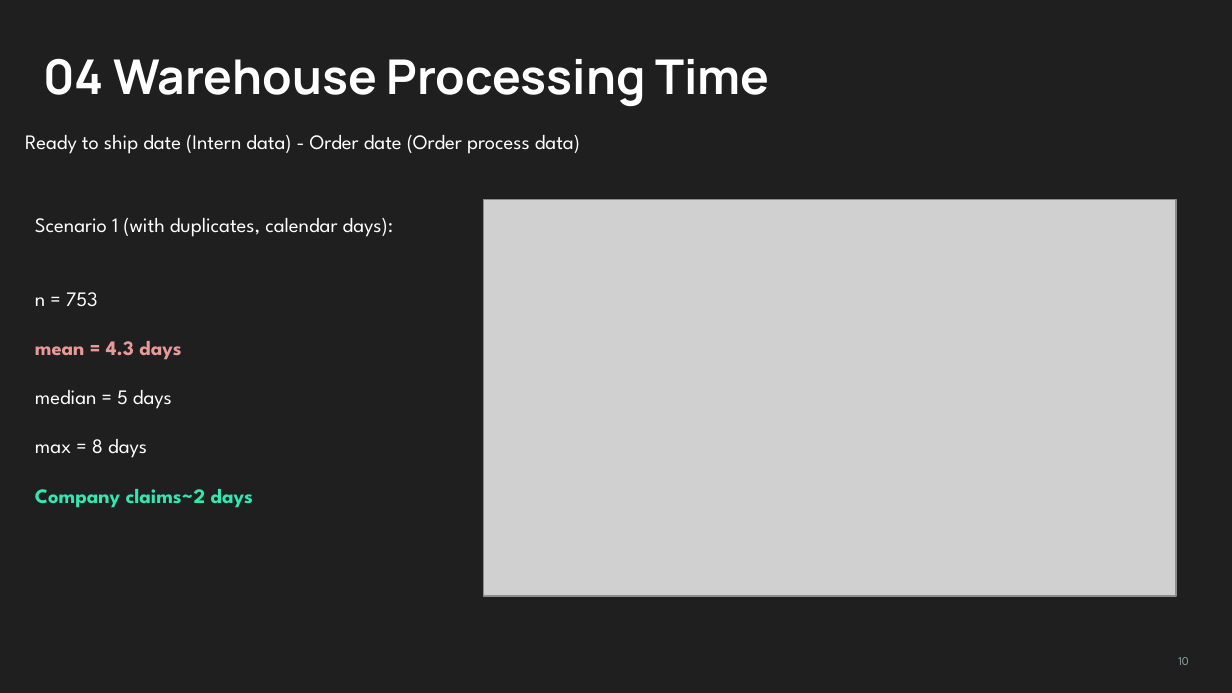
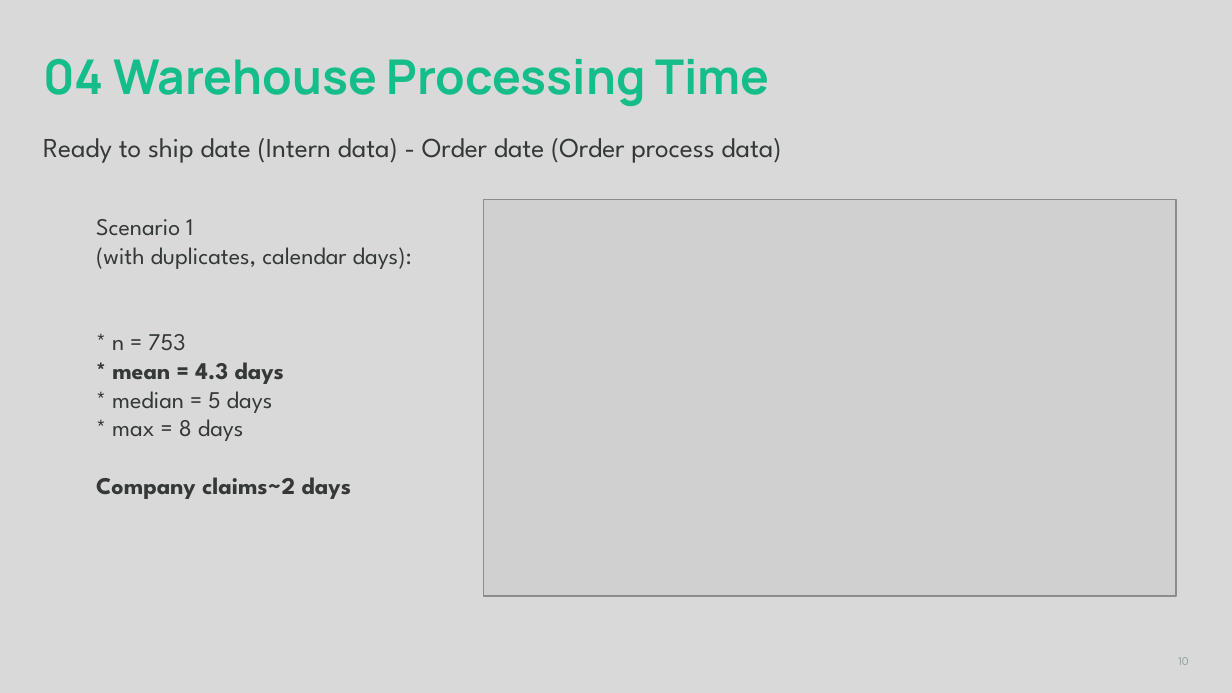
Before and after one commit to skibodaria/muesli-project, a slide deck: slide 10 of presentation/Muesli Delivery EDA.pptx. Drawn at 1232x693 pixels with LibreOffice and Linux fonts; fonts in the diff are those of the drawing; grey boxes stand for pictures. Boxes give left, top, right and bottom in pixels: in the first picture for what was removed or moved away, otherwise in the second. Text is boxed around its words. In the diff, an @@ line names an element or a change of style, - is before the commit and + after.

Commit message:
adding presentation in a new format

```diff
--- a/presentation/Muesli Delivery EDA.pptx
+++ b/presentation/Muesli Delivery EDA.pptx
@@ background #1F1F1F to #D9D9D9 @@
@@ title "04 Warehouse Processing Time" at [43, 59, 769, 106]: text colour #FFFFFF to #15BD8A @@
@@ text "Ready to ship date (Intern ...": place and size @@
-text "Ready to ship date (Intern ..." at [25, 135, 580, 154]
+text "Ready to ship date (Intern ..." at [43, 138, 781, 163]
@@ text "Ready to ship date (Intern ..." at [43, 138, 781, 163]: size 12 to 16 pt, text colour #FFFFFF to #343838 @@
@@ text "Scenario 1": place and size @@
-text "Scenario 1" at [35, 218, 393, 508]
+text "Scenario 1" at [96, 219, 412, 499]
@@ text at [96, 219, 412, 441]: text changed; size 12 to 14 pt; text colour #FFFFFF to #343838 @@
-Scenario 1 (with duplicates, calendar days):
-n = 753
-mean = 4.3 days
-median = 5 days
-max = 8 days
+Scenario 1
+(with duplicates, calendar days):
+* n = 753
+* mean = 4.3 days
+* median = 5 days
+* max = 8 days
@@ text at [96, 477, 351, 499]: size 12 to 14 pt, text colour #30E8B0 to #343838 in "Company claims~2 days" @@
```
Also in this commit, not shown: 24 other slides changed, 1 other file.
